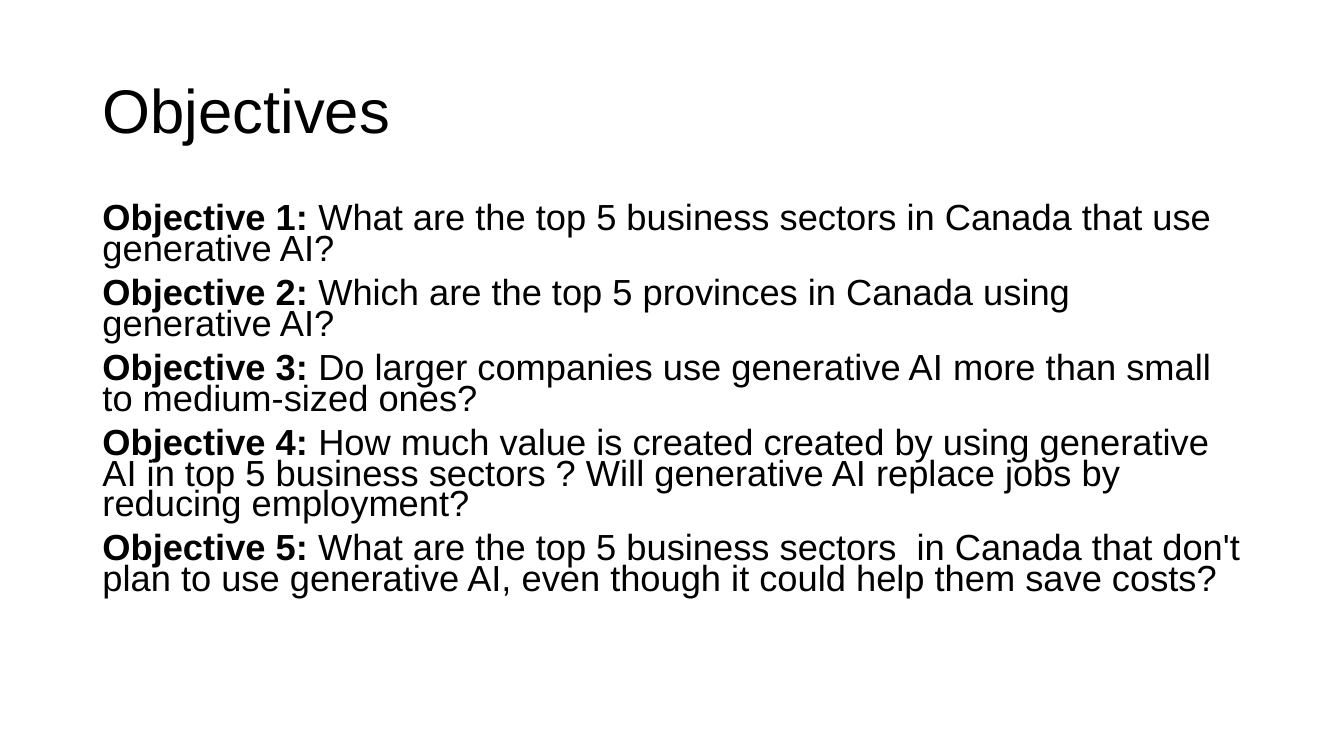
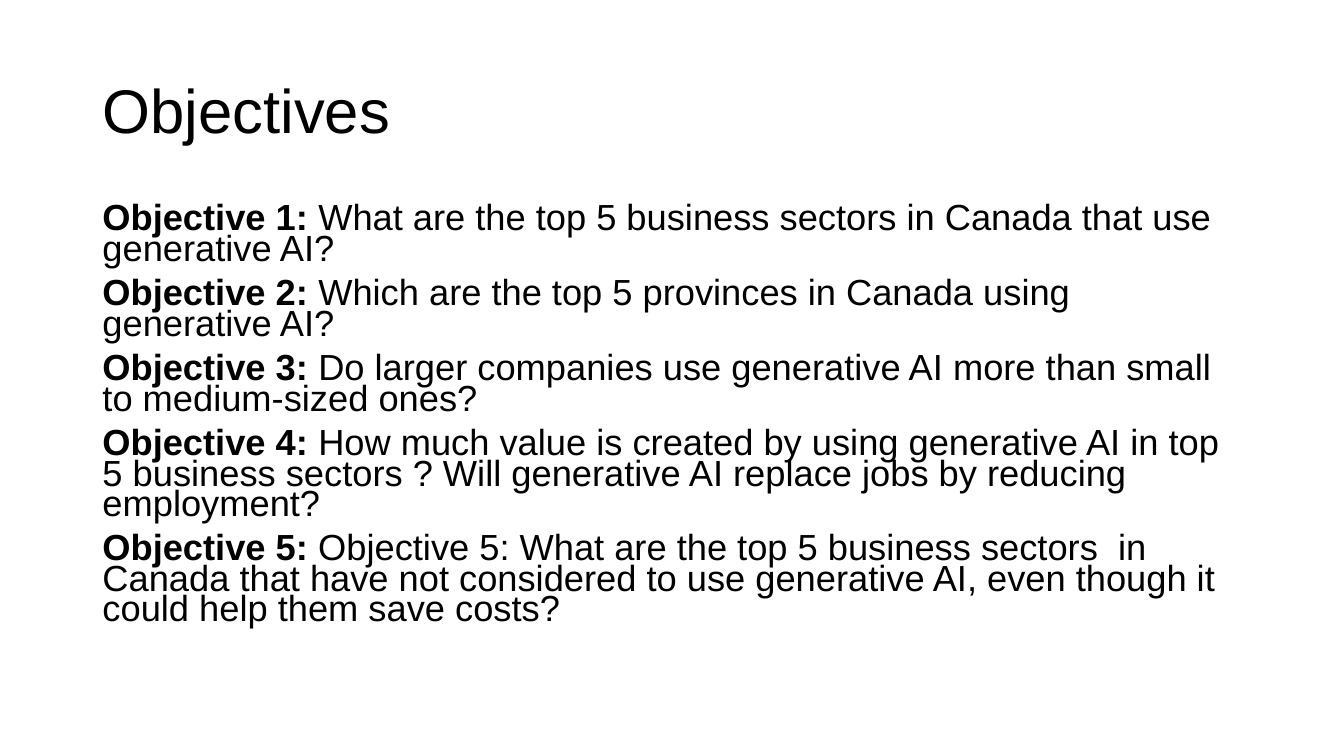
Before and after one commit to rajprasadshrestha/groupassignments, a slide deck: slide 3 of bigdatafundamentals/Presentation5.pptx. Drawn at 1344x756 pixels with LibreOffice and Linux fonts; fonts in the diff are those of the drawing. Boxes give left, top, right and bottom in pixels: in the first picture for what was removed or moved away, otherwise in the second. Text is boxed around its words. In the diff, an @@ line names an element or a change of style, - is before the commit and + after.

Commit message:
updated some files as per the objectives of the project

```diff
--- a/bigdatafundamentals/Presentation5.pptx
+++ b/bigdatafundamentals/Presentation5.pptx
@@ text at box(102, 428, 1219, 628): text changed @@
-Objective 4: How much value is created created by using generative AI in top 5 business sectors ? Will generative AI replace jobs by reducing employment?
-Objective 5: What are the top 5 business sectors in Canada that don't plan to use generative AI, even though it could help them save costs?
+Objective 4: How much value is created by using generative AI in top 5 business sectors ? Will generative AI replace jobs by reducing employment?
+Objective 5: Objective 5: What are the top 5 business sectors in Canada that have not considered to use generative AI, even though it could help them save costs?
```
Also in this commit, not shown: 8 other slides changed, 43 other files.
